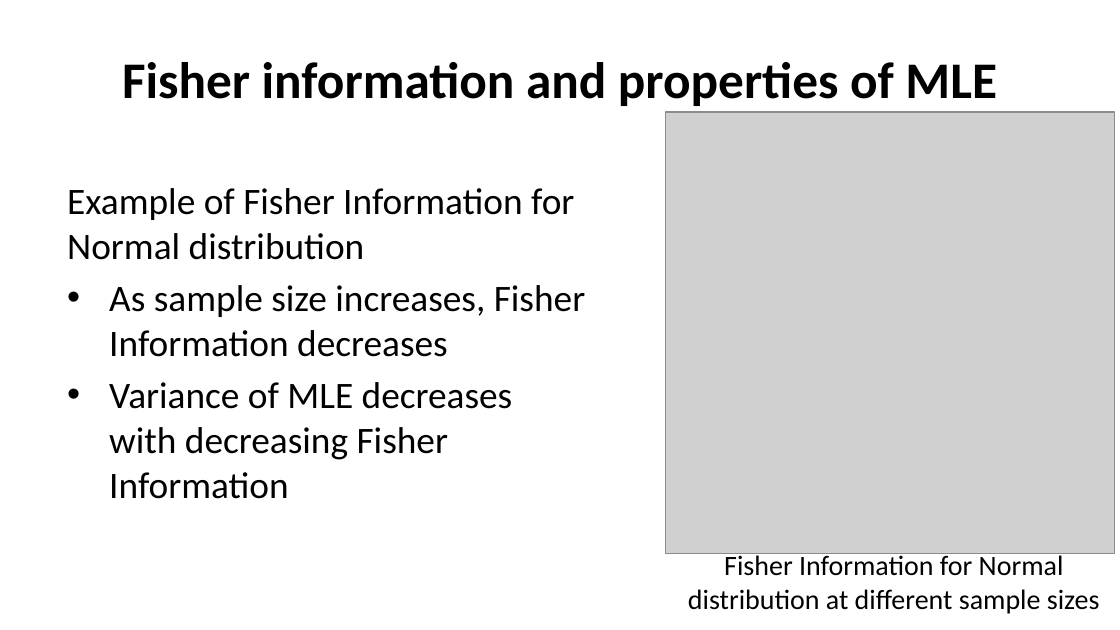
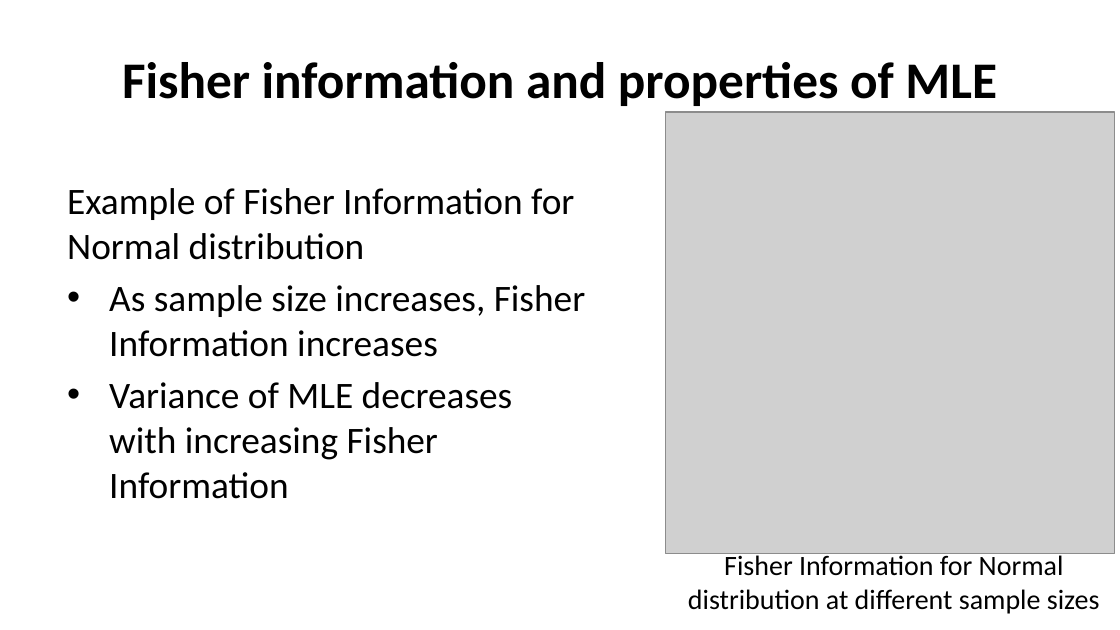
Before and after one commit to StephenElston/CSCI-E-83, a slide deck: slide 22 of LectureSlides/05_ParameterEstimationAndLikelihood.pptx. Drawn at 1120x630 pixels with LibreOffice and Linux fonts; fonts in the diff are those of the drawing; grey boxes stand for pictures. Boxes give left, top, right and bottom in pixels: in the first picture for what was removed or moved away, otherwise in the second. Text is boxed around its words. In the diff, an @@ line names an element or a change of style, - is before the commit and + after.

Commit message:
Corrected typos in slides

```diff
--- a/LectureSlides/05_ParameterEstimationAndLikelihood.pptx
+++ b/LectureSlides/05_ParameterEstimationAndLikelihood.pptx
@@ text at [109,285,585,499]: text changed @@
-• As sample size increases, Fisher Information decreases
-• Variance of MLE decreases with decreasing Fisher Information
+• As sample size increases, Fisher Information increases
+• Variance of MLE decreases with increasing Fisher Information
```
Also in this commit, not shown: 7 other slides changed.
